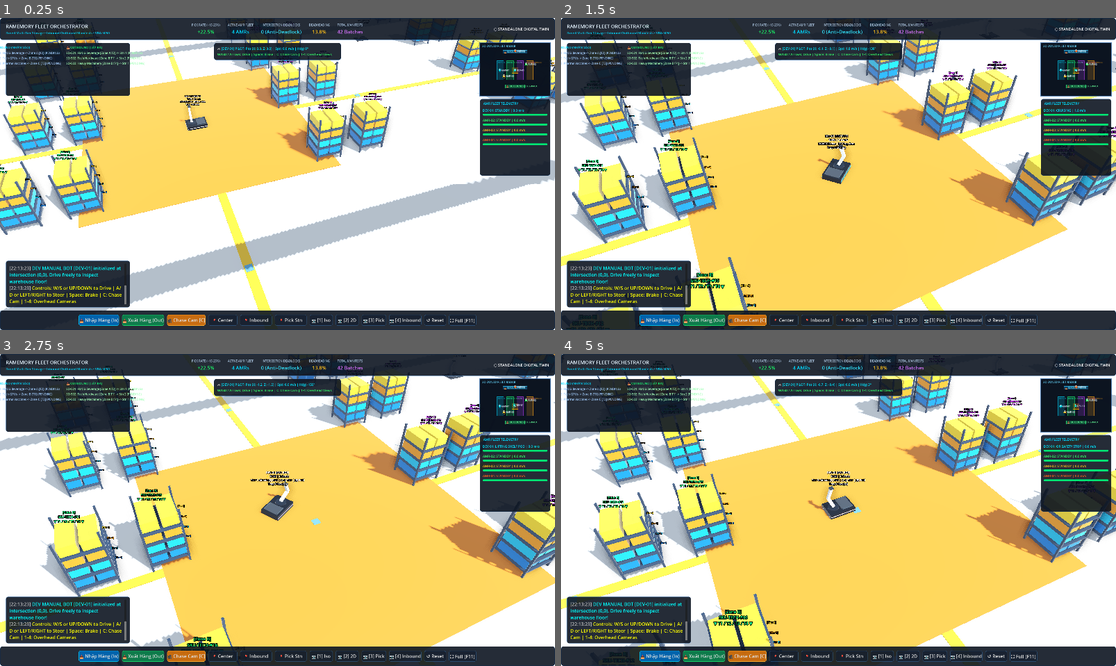
Above: before the commit, frames 1-4 (two rows, left to right).
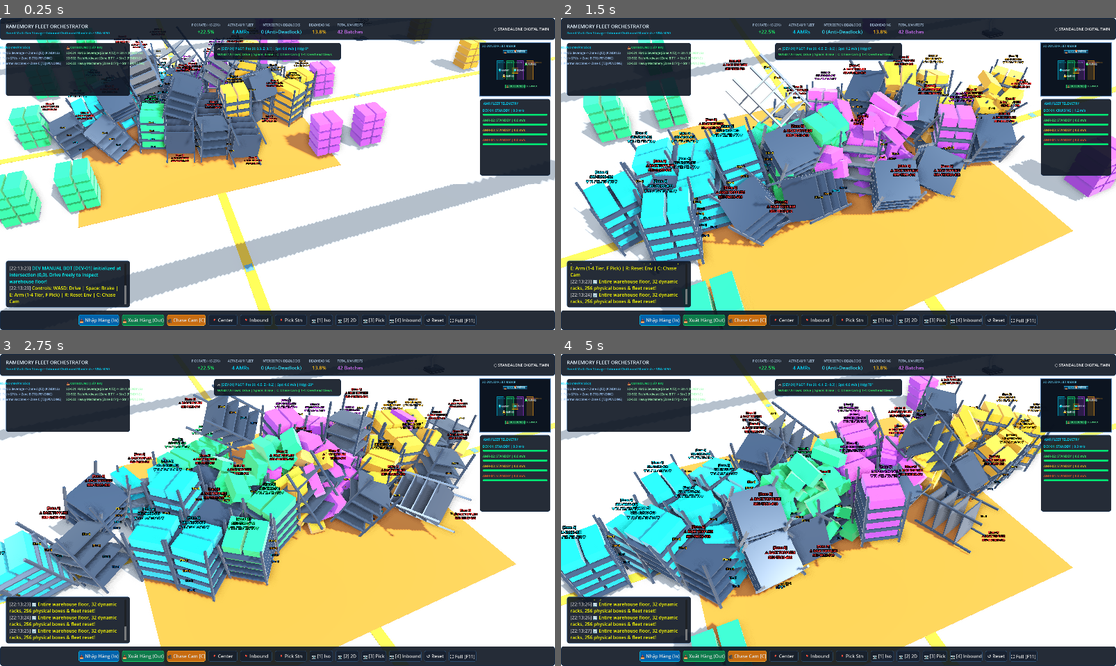
Above: after the commit, the same moments.

Repository: QuangManhAI/RL_port_scheduling_container
Game: Godot game, scene res://scenes/main.tscn
Two runs of this game, one before a commit and one after it. Both use one fixed random seed, a clock stepped at 60 frames per second and the inputs below.
Inputs (mouse positions are in pixels of both pictures, inside the frame that each line leads up to):
- Up to frame 1 (0.25 s): no input
- Up to frame 2 (1.5 s): tap Enter at 0.5 s; move the mouse to (960, 158) at 0.52 s; hold D 0.53-1.28 s; tap R at 0.6, 1.35 s; click (960, 158) at 0.67 s; tap Space at 0.77 s; move the mouse to (727, 189) at 1.27 s; hold S from 1.28 s (still down)
- Up to frame 3 (2.75 s): tap Space at 1.52 s; move the mouse to (333, 441) at 2.02 s; release S at 2.03 s; hold D from 2.03 s (still down); tap E at 2.1 s; tap R at 2.3 s
- Up to frame 4 (5 s): move the mouse to (810, 572) at 2.77 s; release D at 2.78 s; hold W 2.78-3.53 s; tap 1 at 2.85 s; click (810, 572) at 2.92 s; tap Space at 3.02, 3.77, 4.52 s; tap R at 3.05, 3.8, 4.55 s; move the mouse to (1005, 556) at 3.52 s; hold A from 3.53 s (still down); tap 2 at 3.6 s; move the mouse to (672, 463) at 4.27 s; tap 3 at 4.35 s

The runs differ from the first frame. In frame 1, 20% of the frame differs, in the area x 0-100%, y 0-94%; in frame 2, 39%; in frame 3, 47%, in the area x 0-100%, y 0-98%; in frame 4, 43%.

Commit message:
feat(env): add 3D physical tote boxes and full environment reset
Upgrade simulation with dynamic physical inventory and state restoration:
- Implement ToteBox (RigidBody3D, m=12kg) with gravity, bouncing, and rack spilling
- Add kinematic momentum transfer allowing DEV-01 to plow through loose boxes on floor
- Implement _reset_entire_environment() resetting 32 racks, 256 boxes, and AMRs
- Add 'R' key shortcut and bind HUD Reset button to full physics restoration

Companion-Doc: docs/phases/04_WAREHOUSE_SIMULATION_ENVIRONMENT.md

Diff:
--- a/godot/scenes/environment/shelf_pod.tscn
+++ b/godot/scenes/environment/shelf_pod.tscn
@@ -14,29 +14,6 @@
 [sub_resource type="BoxMesh" id="BoxMesh_shelf_divider"]
 material = SubResource("StandardMaterial3D_metal_frame")
 size = Vector3(1.6, 0.05, 1.6)
-
-[sub_resource type="StandardMaterial3D" id="StandardMaterial3D_tote_tier1"]
-albedo_color = Color(0.0, 0.45, 0.8, 1)
-roughness = 0.3
-metallic = 0.2
-
-[sub_resource type="StandardMaterial3D" id="StandardMaterial3D_tote_tier2"]
-albedo_color = Color(0.0, 0.7, 0.9, 1)
-roughness = 0.3
-metallic = 0.2
-
-[sub_resource type="StandardMaterial3D" id="StandardMaterial3D_tote_tier3"]
-albedo_color = Color(0.9, 0.55, 0.1, 1)
-roughness = 0.3
-metallic = 0.2
-
-[sub_resource type="StandardMaterial3D" id="StandardMaterial3D_tote_tier4"]
-albedo_color = Color(0.95, 0.8, 0.15, 1)
-roughness = 0.3
-metallic = 0.2
-
-[sub_resource type="BoxMesh" id="BoxMesh_tote"]
-size = Vector3(0.65, 0.46, 1.35)
 
 [sub_resource type="BoxShape3D" id="BoxShape3D_rack"]
 size = Vector3(1.58, 2.78, 1.58)
@@ -75,57 +52,17 @@
 transform = Transform3D(1, 0, 0, 0, 1, 0, 0, 0, 1, 0, 0.35, 0)
 mesh = SubResource("BoxMesh_shelf_divider")
 
-[node name="ToteTier1_L" type="MeshInstance3D" parent="."]
-transform = Transform3D(1, 0, 0, 0, 1, 0, 0, 0, 1, -0.38, 0.62, 0)
-material_override = SubResource("StandardMaterial3D_tote_tier1")
-mesh = SubResource("BoxMesh_tote")
-
-[node name="ToteTier1_R" type="MeshInstance3D" parent="."]
-transform = Transform3D(1, 0, 0, 0, 1, 0, 0, 0, 1, 0.38, 0.62, 0)
-material_override = SubResource("StandardMaterial3D_tote_tier1")
-mesh = SubResource("BoxMesh_tote")
-
 [node name="ShelfDivider1_2" type="MeshInstance3D" parent="."]
 transform = Transform3D(1, 0, 0, 0, 1, 0, 0, 0, 1, 0, 0.9, 0)
 mesh = SubResource("BoxMesh_shelf_divider")
-
-[node name="ToteTier2_L" type="MeshInstance3D" parent="."]
-transform = Transform3D(1, 0, 0, 0, 1, 0, 0, 0, 1, -0.38, 1.18, 0)
-material_override = SubResource("StandardMaterial3D_tote_tier2")
-mesh = SubResource("BoxMesh_tote")
-
-[node name="ToteTier2_R" type="MeshInstance3D" parent="."]
-transform = Transform3D(1, 0, 0, 0, 1, 0, 0, 0, 1, 0.38, 1.18, 0)
-material_override = SubResource("StandardMaterial3D_tote_tier2")
-mesh = SubResource("BoxMesh_tote")
 
 [node name="ShelfDivider2_3" type="MeshInstance3D" parent="."]
 transform = Transform3D(1, 0, 0, 0, 1, 0, 0, 0, 1, 0, 1.46, 0)
 mesh = SubResource("BoxMesh_shelf_divider")
 
-[node name="ToteTier3_L" type="MeshInstance3D" parent="."]
-transform = Transform3D(1, 0, 0, 0, 1, 0, 0, 0, 1, -0.38, 1.74, 0)
-material_override = SubResource("StandardMaterial3D_tote_tier3")
-mesh = SubResource("BoxMesh_tote")
-
-[node name="ToteTier3_R" type="MeshInstance3D" parent="."]
-transform = Transform3D(1, 0, 0, 0, 1, 0, 0, 0, 1, 0.38, 1.74, 0)
-material_override = SubResource("StandardMaterial3D_tote_tier3")
-mesh = SubResource("BoxMesh_tote")
-
 [node name="ShelfDivider3_4" type="MeshInstance3D" parent="."]
 transform = Transform3D(1, 0, 0, 0, 1, 0, 0, 0, 1, 0, 2.02, 0)
 mesh = SubResource("BoxMesh_shelf_divider")
-
-[node name="ToteTier4_L" type="MeshInstance3D" parent="."]
-transform = Transform3D(1, 0, 0, 0, 1, 0, 0, 0, 1, -0.38, 2.30, 0)
-material_override = SubResource("StandardMaterial3D_tote_tier4")
-mesh = SubResource("BoxMesh_tote")
-
-[node name="ToteTier4_R" type="MeshInstance3D" parent="."]
-transform = Transform3D(1, 0, 0, 0, 1, 0, 0, 0, 1, 0.38, 2.30, 0)
-material_override = SubResource("StandardMaterial3D_tote_tier4")
-mesh = SubResource("BoxMesh_tote")
 
 [node name="PodLabel" type="Label3D" parent="."]
 transform = Transform3D(1, 0, 0, 0, 1, 0, 0, 0, 1, 0, 3.2, 0)
@@ -141,7 +78,7 @@
 [node name="LabelTier4" type="Label3D" parent="."]
 transform = Transform3D(1, 0, 0, 0, 1, 0, 0, 0, 1, 0.95, 2.30, 0)
 billboard = 1
-modulate = Color(1.0, 0.88, 0.2, 1)
+modulate = Color(1, 0.88, 0.2, 1)
 outline_modulate = Color(0, 0, 0, 1)
 text = "[Tier 4]"
 font_size = 16
@@ -150,7 +87,7 @@
 [node name="LabelTier3" type="Label3D" parent="."]
 transform = Transform3D(1, 0, 0, 0, 1, 0, 0, 0, 1, 0.95, 1.74, 0)
 billboard = 1
-modulate = Color(1.0, 0.65, 0.1, 1)
+modulate = Color(1, 0.65, 0.1, 1)
 outline_modulate = Color(0, 0, 0, 1)
 text = "[Tier 3]"
 font_size = 16
@@ -168,7 +105,7 @@
 [node name="LabelTier1" type="Label3D" parent="."]
 transform = Transform3D(1, 0, 0, 0, 1, 0, 0, 0, 1, 0.95, 0.62, 0)
 billboard = 1
-modulate = Color(0.2, 0.8, 1.0, 1)
+modulate = Color(0.2, 0.8, 1, 1)
 outline_modulate = Color(0, 0, 0, 1)
 text = "[Tier 1]"
 font_size = 16
--- /dev/null
+++ b/godot/scenes/environment/tote_box.tscn
@@ -0,0 +1,29 @@
+[gd_scene load_steps=5 format=3 uid="uid://dmx3totebox001"]
+
+[ext_resource type="Script" path="res://scripts/environment/tote_box.gd" id="1_script"]
+
+[sub_resource type="BoxShape3D" id="BoxShape3D_tote"]
+size = Vector3(0.65, 0.42, 1.25)
+
+[sub_resource type="StandardMaterial3D" id="StandardMaterial3D_default"]
+albedo_color = Color(0.1, 0.65, 0.95, 1)
+roughness = 0.35
+metallic = 0.15
+
+[sub_resource type="BoxMesh" id="BoxMesh_tote"]
+material = SubResource("StandardMaterial3D_default")
+size = Vector3(0.65, 0.42, 1.25)
+
+[node name="ToteBox" type="RigidBody3D"]
+collision_layer = 8
+collision_mask = 13
+mass = 12.0
+linear_damp = 0.8
+angular_damp = 1.2
+script = ExtResource("1_script")
+
+[node name="CollisionShape3D" type="CollisionShape3D" parent="."]
+shape = SubResource("BoxShape3D_tote")
+
+[node name="MeshInstance3D" type="MeshInstance3D" parent="."]
+mesh = SubResource("BoxMesh_tote")
--- a/godot/scripts/entities/amr_robot.gd
+++ b/godot/scripts/entities/amr_robot.gd
@@ -191,20 +191,29 @@
 	# Execute kinematic physics motion
 	move_and_slide()
 
-	# Dynamic impact physics with RigidBody3D obstacles (e.g. Storage Racks)
+	# Dynamic impact physics with RigidBody3D obstacles (Storage Racks and Tote Boxes)
 	for i in range(get_slide_collision_count()):
 		var col: KinematicCollision3D = get_slide_collision(i)
 		var collider = col.get_collider()
 		if collider is RigidBody3D:
 			var impact_speed: float = abs(_manual_linear_vel)
 			var impulse_dir: Vector3 = -col.get_normal()
-			# Off-center impact generates strong rotational torque that topples the rack if rammed at speed
 			var contact_offset: Vector3 = col.get_position() - collider.global_position
-			var impulse_mag: float = impact_speed * 1800.0 + 350.0
-			collider.apply_impulse(impulse_dir * impulse_mag * delta, contact_offset)
-
-			# If ramming at high speed, recoil/absorb kinetic energy on chassis
-			if impact_speed > 2.0:
+
+			if collider is ToteBox:
+				# Ramming / plowing lightweight physical tote boxes (12 kg)
+				var impulse_mag: float = impact_speed * 140.0 + 40.0
+				collider.apply_impulse(impulse_dir * impulse_mag * delta, contact_offset)
+			elif collider is ShelfPod:
+				# Off-center impact on heavy rack (280 kg) generates overturning torque
+				var impulse_mag: float = impact_speed * 2000.0 + 400.0
+				collider.apply_impulse(impulse_dir * impulse_mag * delta, contact_offset)
+				# If hit with solid momentum, spill boxes from the rack!
+				if impact_speed > 1.8:
+					collider.spill_all_totes()
+
+			# Chassis absorbs kinetic recoil if high speed impact
+			if impact_speed > 2.2:
 				_manual_linear_vel = move_toward(_manual_linear_vel, 0.0, 10.0 * delta)
 
 	# Safety boundary fallback clamp (walls will physically block first)
@@ -530,3 +539,36 @@
 		"carried_pod_id": carried_pod.pod_id if carried_pod else 0,
 		"vda_node": "NODE_(%.0f,%.0f)" % [global_position.x, global_position.z]
 	}
+
+func reset_robot(spawn_pos: Vector3, spawn_rot_y: float = 0.0) -> void:
+	global_position = spawn_pos
+	rotation = Vector3(0.0, spawn_rot_y, 0.0)
+	velocity = Vector3.ZERO
+	_manual_linear_vel = 0.0
+	current_speed = 0.0
+	_was_braking = false
+	_is_arm_tweening = false
+
+	# Reset arm motion state and joints to folded home pose
+	arm_motion_state = ArmMotionState.STATIONARY
+	has_gripped_box = false
+	stowed_box_count = 0
+	_current_box_material = null
+
+	if gripped_box:
+		gripped_box.visible = false
+	if tray_box:
+		tray_box.visible = false
+
+	if arm:
+		arm.rotation.y = 0.0
+	if shoulder:
+		shoulder.rotation.x = deg_to_rad(-25.0)
+	if elbow:
+		elbow.rotation.x = deg_to_rad(45.0)
+	if wrist:
+		wrist.rotation.x = deg_to_rad(-20.0)
+
+	set_amr_state(AmrState.IDLE)
+	_arm_status_text = "[WASD] Drive | [E] Prep Arm"
+	_update_dev_status_label()
--- a/godot/scripts/environment/procedural_warehouse.gd
+++ b/godot/scripts/environment/procedural_warehouse.gd
@@ -6,9 +6,10 @@
 ## Zone B: Electronics & High-Tech (Emerald)
 ## Zone C: Pharmaceuticals & Sensitive (Purple)
 ## Zone D: Heavy Bulky Pallet Stacks (Amber)
-## Plus Overhead 3D Zone Banners and Inbound/Outbound Staging Docks.
+## Generates 32 dynamic toppleable ShelfPods and 256 physical ToteBoxes.
 
 @export var pod_scene: PackedScene = preload("res://scenes/environment/shelf_pod.tscn")
+@export var tote_scene: PackedScene = preload("res://scenes/environment/tote_box.tscn")
 
 const ZONE_CONFIGS: Array[Dictionary] = [
 	{
@@ -45,15 +46,31 @@
 	}
 ]
 
+const TOTE_SLOT_DEFS: Array[Dictionary] = [
+	{"tier": 1, "side": "L", "offset": Vector3(-0.38, 0.62, 0.0)},
+	{"tier": 1, "side": "R", "offset": Vector3(0.38, 0.62, 0.0)},
+	{"tier": 2, "side": "L", "offset": Vector3(-0.38, 1.18, 0.0)},
+	{"tier": 2, "side": "R", "offset": Vector3(0.38, 1.18, 0.0)},
+	{"tier": 3, "side": "L", "offset": Vector3(-0.38, 1.74, 0.0)},
+	{"tier": 3, "side": "R", "offset": Vector3(0.38, 1.74, 0.0)},
+	{"tier": 4, "side": "L", "offset": Vector3(-0.38, 2.30, 0.0)},
+	{"tier": 4, "side": "R", "offset": Vector3(0.38, 2.30, 0.0)},
+]
+
 var _pods: Dictionary = {}
 var _pods_by_zone: Dictionary = {"Zone A": [], "Zone B": [], "Zone C": [], "Zone D": []}
 var _pods_root: Node3D
+var _totes_root: Node3D
 var _signs_root: Node3D
 
 func _ready() -> void:
 	_pods_root = Node3D.new()
 	_pods_root.name = "PodsRoot"
 	add_child(_pods_root)
+
+	_totes_root = Node3D.new()
+	_totes_root.name = "TotesRoot"
+	add_child(_totes_root)
 
 	_signs_root = Node3D.new()
 	_signs_root.name = "SignsRoot"
@@ -107,6 +124,24 @@
 	instance.position = pos
 	instance.setup(p_id, z_name, z_cat, z_col)
 	_pods[p_id] = instance
+
+	# Spawn 8 physical ToteBox instances docked to this rack
+	for s_def in TOTE_SLOT_DEFS:
+		var tier_idx: int = s_def["tier"]
+		var side_str: String = s_def["side"]
+		var offset_vec: Vector3 = s_def["offset"]
+
+		var box_mat := StandardMaterial3D.new()
+		var tier_factor: float = 0.75 + float(tier_idx) * 0.08
+		box_mat.albedo_color = Color(z_col.r * tier_factor, z_col.g * tier_factor, z_col.b * tier_factor, 1.0)
+		box_mat.roughness = 0.35
+		box_mat.metallic = 0.2
+
+		var box_inst: ToteBox = tote_scene.instantiate() as ToteBox
+		_totes_root.add_child(box_inst)
+		box_inst.dock_to_shelf(instance, tier_idx, side_str, offset_vec, box_mat, z_name, z_cat)
+		instance.register_tote(box_inst)
+
 	return instance
 
 func get_pod(p_id: int) -> ShelfPod:
--- a/godot/scripts/environment/shelf_pod.gd
+++ b/godot/scripts/environment/shelf_pod.gd
@@ -2,8 +2,8 @@
 extends RigidBody3D
 
 ## Mobile Multi-Tier Stackable Storage Pod.
-## Stores categorized SKU goods stacked across 4 vertical tiers (Tier 1 to Tier 4).
-## Supports dynamic physical toppling, momentum impact response, and tote inventory.
+## Stores categorized SKU goods across 4 vertical tiers (Tier 1 to Tier 4).
+## Supports dynamic physical toppling, momentum impact response, and physical ToteBox inventory.
 
 @export var pod_id: int = 1
 @export var zone_name: String = "Zone A"
@@ -13,6 +13,8 @@
 
 var _initial_pos: Vector3
 var _initial_basis: Basis
+var _needs_reset: bool = false
+var _zone_color: Color = Color.WHITE
 
 @onready var label_3d: Label3D = $PodLabel
 @onready var label_t1: Label3D = $LabelTier1
@@ -20,16 +22,7 @@
 @onready var label_t3: Label3D = $LabelTier3
 @onready var label_t4: Label3D = $LabelTier4
 
-@onready var tote_t1_l: MeshInstance3D = $ToteTier1_L
-@onready var tote_t1_r: MeshInstance3D = $ToteTier1_R
-@onready var tote_t2_l: MeshInstance3D = $ToteTier2_L
-@onready var tote_t2_r: MeshInstance3D = $ToteTier2_R
-@onready var tote_t3_l: MeshInstance3D = $ToteTier3_L
-@onready var tote_t3_r: MeshInstance3D = $ToteTier3_R
-@onready var tote_t4_l: MeshInstance3D = $ToteTier4_L
-@onready var tote_t4_r: MeshInstance3D = $ToteTier4_R
-
-var _tote_materials: Array[StandardMaterial3D] = []
+var _docked_boxes: Array[ToteBox] = []
 
 func _ready() -> void:
 	add_to_group("shelf_pods")
@@ -39,75 +32,63 @@
 func _physics_process(_delta: float) -> void:
 	if not is_lifted and not is_toppled:
 		var up_alignment: float = global_transform.basis.y.dot(Vector3.UP)
-		if up_alignment < 0.72:
+		# If tilted > 30 degrees (up_alignment < 0.86), rack is toppling!
+		if up_alignment < 0.86:
 			is_toppled = true
+			spill_all_totes()
+			SoundManager.play_spatial(self, SoundManager.sfx_brake, 2.0, 0.65)
 			if label_3d:
 				label_3d.text = "[%s]\n⚠️ RACK TOPPLED!\nSKU-%s-#%02d" % [zone_name, sku_category, pod_id]
 				label_3d.modulate = Color(1.0, 0.2, 0.2, 1.0)
+		else:
+			# Keep docked boxes aligned with rack frame
+			for box in _docked_boxes:
+				if is_instance_valid(box) and not box._is_spilled and box.freeze:
+					box.update_dock_transform()
 
-func get_tote_at(tier: int, check_pos: Vector3) -> MeshInstance3D:
-	var left_node: MeshInstance3D = null
-	var right_node: MeshInstance3D = null
-	match tier:
-		1:
-			left_node = tote_t1_l
-			right_node = tote_t1_r
-		2:
-			left_node = tote_t2_l
-			right_node = tote_t2_r
-		3:
-			left_node = tote_t3_l
-			right_node = tote_t3_r
-		4:
-			left_node = tote_t4_l
-			right_node = tote_t4_r
+func register_tote(box: ToteBox) -> void:
+	if not _docked_boxes.has(box):
+		_docked_boxes.append(box)
 
-	if not left_node or not right_node:
-		return null
-
-	var left_dist: float = left_node.global_position.distance_to(check_pos)
-	var right_dist: float = right_node.global_position.distance_to(check_pos)
-
-	if left_dist < right_dist:
-		if left_node.visible:
-			return left_node
-		elif right_node.visible:
-			return right_node
-	else:
-		if right_node.visible:
-			return right_node
-		elif left_node.visible:
-			return left_node
-	return null
+func spill_all_totes() -> void:
+	for box in _docked_boxes:
+		if is_instance_valid(box) and box.visible and not box._is_spilled:
+			box.spill_from_rack()
 
 func pick_tote(tier: int, check_pos: Vector3) -> Dictionary:
-	var tote: MeshInstance3D = get_tote_at(tier, check_pos)
-	if tote and tote.visible:
-		tote.visible = false
+	var best_box: ToteBox = null
+	var min_dist: float = 3.5
+
+	for box in _docked_boxes:
+		if is_instance_valid(box) and box.visible and not box._is_spilled and box.tier == tier:
+			var d: float = box.global_position.distance_to(check_pos)
+			if d < min_dist:
+				min_dist = d
+				best_box = box
+
+	if best_box:
+		best_box.visible = false
+		best_box.freeze = true
 		return {
 			"found": true,
-			"material": tote.material_override,
+			"material": best_box._material,
 			"tier": tier,
-			"sku_zone": zone_name
+			"sku_zone": zone_name,
+			"box_node": best_box
 		}
+
 	return {"found": false}
-
-func reset_totes() -> void:
-	for t in [tote_t1_l, tote_t1_r, tote_t2_l, tote_t2_r, tote_t3_l, tote_t3_r, tote_t4_l, tote_t4_r]:
-		if t:
-			t.visible = true
-
 
 func setup(p_id: int, p_zone: String = "Zone A", p_cat: String = "FMCG", zone_col: Color = Color(0.0, 0.8, 1.0)) -> void:
 	pod_id = p_id
 	zone_name = p_zone
 	sku_category = p_cat
+	_zone_color = zone_col
 
 	if label_3d:
 		label_3d.text = "[%s]\nSKU-%s-#%02d\n▼ T1 / T2 / T3 / T4 ▼" % [zone_name, sku_category, pod_id]
 		label_3d.modulate = zone_col
 
-	# Set tier labels to match zone accent
 	if label_t1: label_t1.modulate = Color(0.1, 0.45, 0.85)
 	if label_t2: label_t2.modulate = Color(0.0, 0.75, 0.95)
 	if label_t3: label_t3.modulate = Color(0.95, 0.6, 0.1)
@@ -117,14 +98,26 @@
 	is_toppled = false
 	is_lifted = false
 	freeze = false
+	_needs_reset = true
+
 	linear_velocity = Vector3.ZERO
 	angular_velocity = Vector3.ZERO
-	global_position = _initial_pos
-	global_transform.basis = _initial_basis
-	reset_totes()
+
+	PhysicsServer3D.body_set_state(get_rid(), PhysicsServer3D.BODY_STATE_LINEAR_VELOCITY, Vector3.ZERO)
+	PhysicsServer3D.body_set_state(get_rid(), PhysicsServer3D.BODY_STATE_ANGULAR_VELOCITY, Vector3.ZERO)
+	PhysicsServer3D.body_set_state(get_rid(), PhysicsServer3D.BODY_STATE_TRANSFORM, Transform3D(_initial_basis, _initial_pos))
+	global_transform = Transform3D(_initial_basis, _initial_pos)
+
 	if label_3d:
 		label_3d.text = "[%s]\nSKU-%s-#%02d\n▼ T1 / T2 / T3 / T4 ▼" % [zone_name, sku_category, pod_id]
-		label_3d.modulate = Color.WHITE
+		label_3d.modulate = _zone_color
+
+func _integrate_forces(state: PhysicsDirectBodyState3D) -> void:
+	if _needs_reset:
+		state.transform = Transform3D(_initial_basis, _initial_pos)
+		state.linear_velocity = Vector3.ZERO
+		state.angular_velocity = Vector3.ZERO
+		_needs_reset = false
 
 func lift_by_amr(amr_turntable: Node3D) -> Tween:
 	freeze = true
--- /dev/null
+++ b/godot/scripts/environment/tote_box.gd
@@ -0,0 +1,92 @@
+class_name ToteBox
+extends RigidBody3D
+
+## Dynamic Physical Tote Box for Autonomous Mobile Manipulator & Racking.
+## Supports full 3D physics: gravity, momentum transfer, falling/spilling,
+## and collision response with floor, AMRs, and other boxes.
+
+@export var tier: int = 1
+@export var slot_side: String = "L"
+@export var sku_category: String = "FMCG"
+@export var zone_name: String = "Zone A"
+
+var home_shelf: ShelfPod = null
+var slot_offset: Vector3 = Vector3.ZERO
+
+var _initial_transform: Transform3D
+var _is_spilled: bool = false
+var _needs_reset: bool = false
+var _material: Material = null
+
+@onready var mesh_inst: MeshInstance3D = $MeshInstance3D
+@onready var col_shape: CollisionShape3D = $CollisionShape3D
+
+func _ready() -> void:
+	add_to_group("tote_boxes")
+	_initial_transform = global_transform
+	# Docked by default: frozen in rack until spilled or grabbed
+	freeze = true
+
+func dock_to_shelf(shelf: ShelfPod, p_tier: int, p_side: String, p_offset: Vector3, mat: Material, p_zone: String, p_cat: String) -> void:
+	home_shelf = shelf
+	tier = p_tier
+	slot_side = p_side
+	slot_offset = p_offset
+	_material = mat
+	zone_name = p_zone
+	sku_category = p_cat
+
+	if mesh_inst and mat:
+		mesh_inst.material_override = mat
+
+	update_dock_transform()
+	_initial_transform = global_transform
+	freeze = true
+	_is_spilled = false
+
+func update_dock_transform() -> void:
+	if home_shelf and not _is_spilled and freeze:
+		global_transform = home_shelf.global_transform
+		global_position = home_shelf.global_position + home_shelf.global_transform.basis * slot_offset
+
+func spill_from_rack() -> void:
+	if _is_spilled:
+		return
+	_is_spilled = true
+	freeze = false
+
+	# Impart realistic tumble impulse: outward from rack center + upward wobble + rack velocity
+	if home_shelf:
+		var outward: Vector3 = (global_position - home_shelf.global_position)
+		outward.y = 0.0
+		if outward.length_squared() > 0.01:
+			outward = outward.normalized()
+		else:
+			outward = Vector3(randf_range(-1.0, 1.0), 0.0, randf_range(-1.0, 1.0)).normalized()
+
+		linear_velocity = home_shelf.linear_velocity * 0.75 + outward * randf_range(1.6, 3.8) + Vector3.UP * randf_range(0.8, 2.0)
+		angular_velocity = Vector3(
+			randf_range(-5.0, 5.0),
+			randf_range(-3.0, 3.0),
+			randf_range(-5.0, 5.0)
+		)
+
+func reset_box() -> void:
+	_is_spilled = false
+	freeze = true
+	_needs_reset = true
+	visible = true
+	linear_velocity = Vector3.ZERO
+	angular_velocity = Vector3.ZERO
+
+	PhysicsServer3D.body_set_state(get_rid(), PhysicsServer3D.BODY_STATE_LINEAR_VELOCITY, Vector3.ZERO)
+	PhysicsServer3D.body_set_state(get_rid(), PhysicsServer3D.BODY_STATE_ANGULAR_VELOCITY, Vector3.ZERO)
+	PhysicsServer3D.body_set_state(get_rid(), PhysicsServer3D.BODY_STATE_TRANSFORM, _initial_transform)
+	global_transform = _initial_transform
+
+func _integrate_forces(state: PhysicsDirectBodyState3D) -> void:
+	if _needs_reset:
+		state.transform = _initial_transform
+		state.linear_velocity = Vector3.ZERO
+		state.angular_velocity = Vector3.ZERO
+		_needs_reset = false
--- a/godot/scripts/main.gd
+++ b/godot/scripts/main.gd
@@ -50,7 +50,7 @@
 		sim_client.disconnected_from_server.connect(_on_server_disconnected)
 		sim_client.state_received.connect(_on_state_received)
 
-	_reset_fleet_positions()
+	_reset_entire_environment()
 	_refresh_manifest_ui()
 
 	if camera_rig and amr_1:
@@ -58,7 +58,7 @@
 
 	hud.log_event("[color=green]🎮 ENVIRONMENT BUILDING SECTOR ACTIVE[/color]")
 	hud.log_event("[color=cyan]DEV MANUAL BOT [DEV-01] initialized at intersection (0,0). Drive freely to inspect warehouse floor![/color]")
-	hud.log_event("[color=yellow]Controls: W/S or UP/DOWN to Drive | A/D or LEFT/RIGHT to Steer | Space: Brake | C: Chase Cam | 1-4: Overhead Cameras[/color]")
+	hud.log_event("[color=yellow]Controls: WASD: Drive | Space: Brake | E: Arm (1-4 Tier, F Pick) | R: Reset Env | C: Chase Cam[/color]")
 
 func _process(delta: float) -> void:
 	_update_fleet_telemetry_and_radar()
@@ -115,29 +115,35 @@
 		var col: Color = Color(0.2, 0.9, 0.4) if ord["state"] == "SHIPPED" else (Color(1.0, 0.8, 0.1) if ord["state"] == "PICKING" else Color(0.8, 1.0, 0.85))
 		hud.update_manifest_outbound(i + 1, "%s: %s [%s:T%d] -> Stn %d (%s)" % [ord["id"], ord["sku"], ord["zone"], ord["tier"], ord["station"], ord["state"]], col)
 
-func _reset_fleet_positions() -> void:
-	amr_1.robot_id = "DEV-01"
-	amr_1.is_manual_control = true
-	amr_1.global_position = Vector3(0.0, 0.0, 0.0)
-	amr_1.rotation = Vector3.ZERO
-	amr_1.set_amr_state(AmrRobot.AmrState.IDLE)
-
-	amr_2.global_position = Vector3(18.0, 0.0, -10.0)
-	amr_2.rotation = Vector3.ZERO
-	amr_2.set_amr_state(AmrRobot.AmrState.IDLE)
-
-	amr_3.global_position = Vector3(-18.0, 0.0, 10.0)
-	amr_3.rotation = Vector3.ZERO
-	amr_3.set_amr_state(AmrRobot.AmrState.IDLE)
-
-	amr_4.global_position = Vector3(0.0, 0.0, -32.0)
-	amr_4.rotation = Vector3.ZERO
-	amr_4.set_amr_state(AmrRobot.AmrState.IDLE)
+func _reset_entire_environment() -> void:
+	# 1. Reset all ShelfPods (32 dynamic racks)
+	var pods = get_tree().get_nodes_in_group("shelf_pods")
+	for pod in pods:
+		if pod is ShelfPod:
+			pod.reset_rack()
+
+	# 2. Reset all ToteBoxes (256 physical boxes)
+	var boxes = get_tree().get_nodes_in_group("tote_boxes")
+	for b in boxes:
+		if b is ToteBox:
+			b.reset_box()
+
+	# 3. Reset all AMRs and folded arms
+	if amr_1:
+		amr_1.robot_id = "DEV-01"
+		amr_1.is_manual_control = true
+		amr_1.reset_robot(Vector3(0.0, 0.0, 0.0), 0.0)
+	if amr_2:
+		amr_2.reset_robot(Vector3(18.0, 0.0, -10.0), 0.0)
+	if amr_3:
+		amr_3.reset_robot(Vector3(-18.0, 0.0, 10.0), 0.0)
+	if amr_4:
+		amr_4.reset_robot(Vector3(0.0, 0.0, -32.0), deg_to_rad(180.0))
 
 	if hud:
 		hud.update_ai_inspector(
 			"🎮 [DEV-01] PILOT: Ready at Center (0,0)",
-			"WASD / Arrows: Drive | Space: Brake | C: Chase Cam"
+			"WASD: Drive | Space: Brake | E: Arm | R: Reset Env | C: Cam"
 		)
 
 func _on_toggle_chase_cam() -> void:
@@ -249,7 +255,7 @@
 
 func _on_simulate_4way_conflict() -> void:
 	hud.log_event("[color=yellow]▶ Simulating 4-Way Intersection Conflict at Node (0,0)...[/color]")
-	_reset_fleet_positions()
+	_reset_entire_environment()
 
 	hud.log_event("[color=cyan]AMR-01: Dispatched West -> East via Intersection (0,0)[/color]")
 	hud.log_event("[color=cyan]AMR-02: Dispatched North -> South via Intersection (0,0)[/color]")
@@ -291,7 +297,7 @@
 	_auto_timer = 0.0
 
 func _on_reset_floor() -> void:
-	_reset_fleet_positions()
+	_reset_entire_environment()
 	_cur_inbound_idx = 0
 	_cur_outbound_idx = 0
 	for ord in inbound_orders:
@@ -299,7 +305,7 @@
 	for ord in outbound_orders:
 		ord["state"] = "PENDING"
 	_refresh_manifest_ui()
-	hud.log_event("[color=red]Resetting warehouse floor, manifest queues & fleet berths.[/color]")
+	hud.log_event("[color=yellow]🔄 Entire warehouse floor, 32 dynamic racks, 256 physical boxes & fleet reset![/color]")
 
 func _on_camera_preset_requested(preset_idx: int) -> void:
 	if not camera_rig:
@@ -342,6 +348,9 @@
 		if key.keycode == KEY_F11 or (key.keycode == KEY_ENTER and key.alt_pressed):
 			get_viewport().set_input_as_handled()
 			toggle_fullscreen()
+		elif key.keycode == KEY_R:
+			get_viewport().set_input_as_handled()
+			_on_reset_floor()
 
 func toggle_fullscreen() -> void:
 	var now: int = Time.get_ticks_msec()
Not shown: 1 places in godot/scenes/environment/shelf_pod.tscn that only renumber resources
Not shown, added: godot/scripts/environment/tote_box.gd.uid
Not shown, changed: docs/phases/04_WAREHOUSE_SIMULATION_ENVIRONMENT.md
